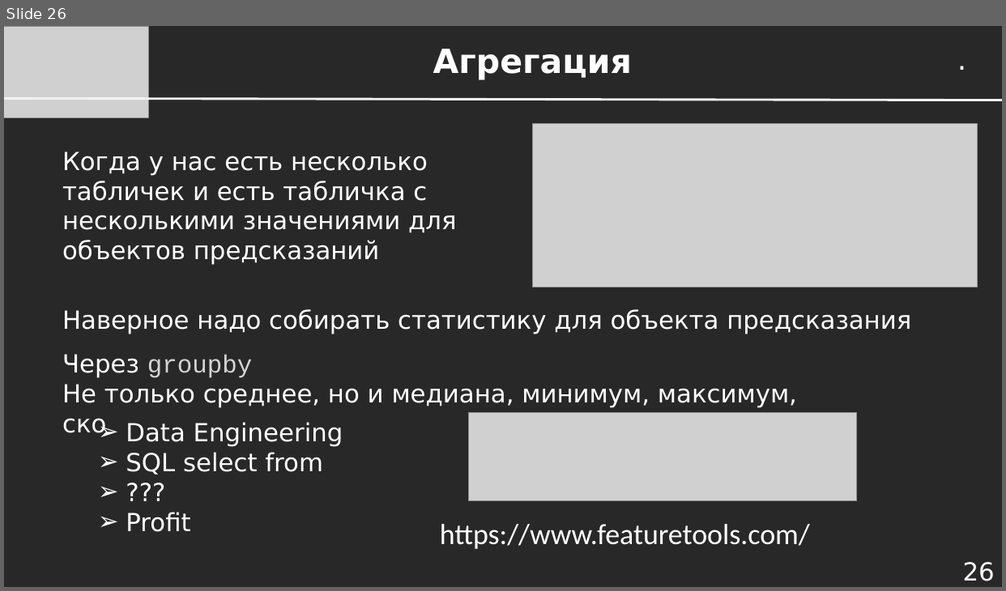
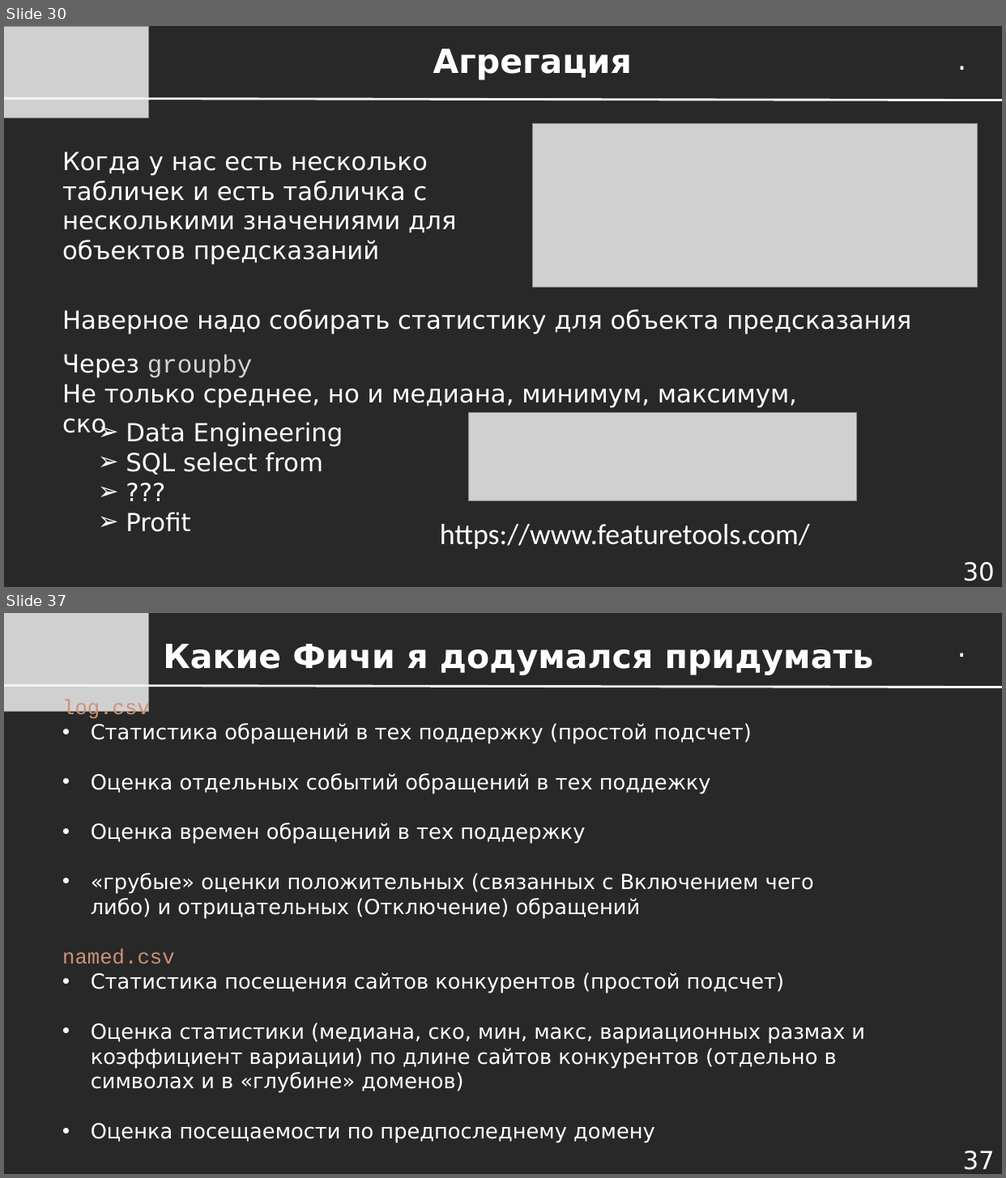
Before and after one commit to dayekb/Study, a slide deck: rus/UrFU/SberML/2023/Presentations/Лекция 1.10 - Кросс-валидация и Конструирование Признаков.pptx. Shown one above the other, each under a label of ours: slide 26 before the commit, slides 30 and 37 after it; the slides between them are not shown. The pictures are 1006x591 and 1006x1178 pixels, drawn with LibreOffice and Linux fonts; fonts in the diff are those of the drawing; grey boxes stand for pictures. Boxes give left, top, right and bottom in pixels: in the first picture for what was removed or moved away, otherwise in the second. Text is boxed around its words. In the diff, an @@ line names an element or a change of style, - is before the commit and + after.

```diff
--- a/rus/UrFU/SberML/2023/Presentations/Лекция 1.10 - Кросс-валидация и Конструирование Признаков.pptx
+++ b/rus/UrFU/SberML/2023/Presentations/Лекция 1.10 - Кросс-валидация и Конструирование Признаков.pptx
@@ slide 37 added at <box>4,613,1002,1174</box>, background #272827 @@
@@ picture added at <box>4,613,149,712</box> @@
@@ text added at <box>950,624,977,667</box>, 28 pt, text #FFFFFF @@
+.
@@ title added at <box>163,644,874,675</box>, 32 pt, text #FFFFFF, bold @@
+Какие Фичи я додумался придумать
@@ line added from (4, 686) to (1002, 687), #F2F2F2 2.25 pt @@
@@ text added at <box>62,699,865,1144</box>, 20 pt, text #FFFFFF @@
+log.csv
+• Статистика обращений в тех поддержку (простой подсчет)
+• Оценка отдельных событий обращений в тех поддежку
+• Оценка времен обращений в тех поддержку
+• «грубые» оценки положительных (связанных с Включением чего либо) и отрицательных (Отключение) обращений
+named.csv
+• Статистика посещения сайтов конкурентов (простой подсчет)
+• Оценка статистики (медиана, ско, мин, макс, вариационных размах и коэффициент вариации) по длине сайтов конкурентов (отдельно в символах и в «глубине» доменов)
+• Оценка посещаемости по предпоследнему домену
@@ page number added at <box>963,1151,995,1170</box>, 24 pt, text #FFFFFF @@
+37
@@ what was slide 26 is now slide 30 @@
@@ page number at <box>963,562,995,582</box>: text changed @@
-26
+30
```
Also in this commit, not shown: 11 slides changed, 11 other slides added, 3 other files.
